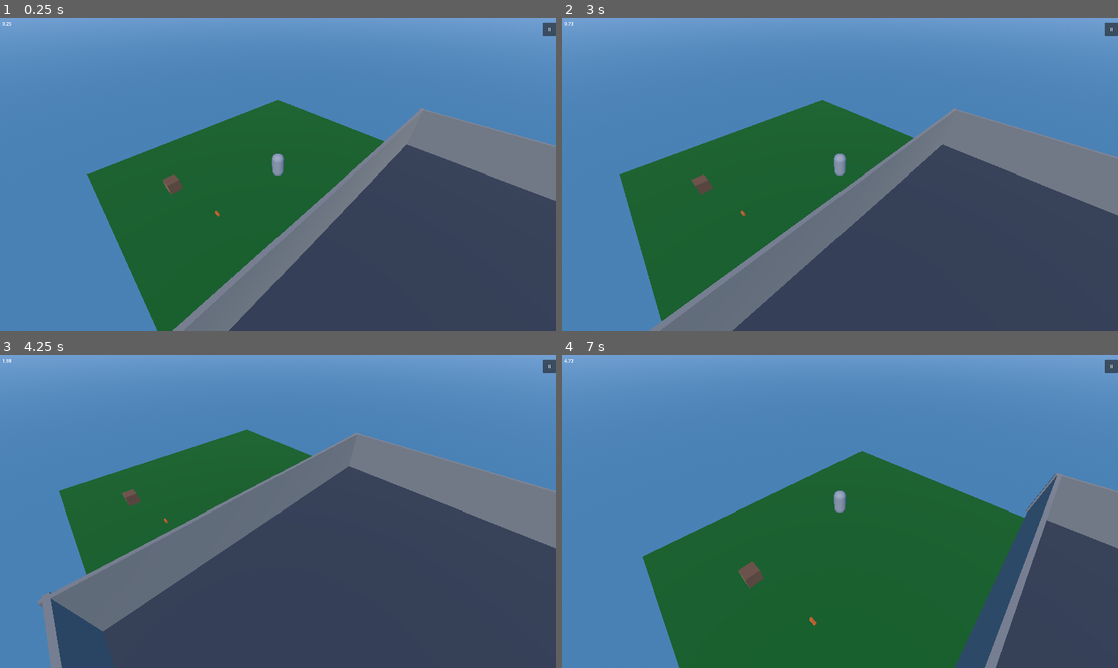
Above: before the commit, frames 1-4 (two rows, left to right).
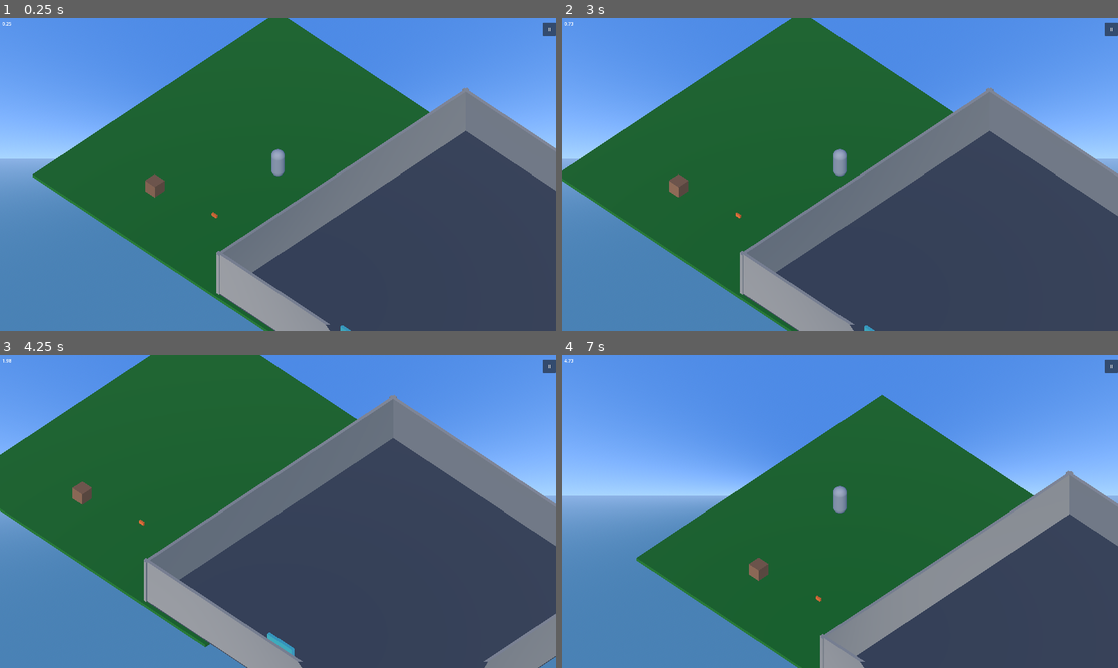
Above: after the commit, the same moments.

Repository: allemansratten/bigmode-2026
Game: Godot game, scene res://scenes/Game.tscn
Two runs of this game, one before a commit and one after it. Both use one fixed random seed, a clock stepped at 60 frames per second and the inputs below. Sound files missing from this copy of the repository are replaced by a short silence.
Inputs:
- Up to frame 1 (0.25 s): no input
- Up to frame 2 (3 s): click "II" at 0.5 s; click "Resume" at 1.25 s; click "Mute" at 2 s; tap Enter at 2.75 s; hold D (move_right) from 2.78 s (still down); tap Shift (dash) at 2.85 s
- Up to frame 3 (4.25 s): release D (move_right) at 3.53 s; hold S (move_back) from 3.53 s (still down); tap E (interact) at 3.6 s
- Up to frame 4 (7 s): release S (move_back) at 4.28 s; hold D (move_right) 4.28-5.03 s; hold F (throw) 4.28-5.03 s; hold W (move_forward) 5.03-5.78 s; tap I at 5.1 s; hold A (move_left) from 5.78 s (still down); tap Shift (dash) at 5.85 s; tap E (interact) at 6.6 s

The runs differ from the first frame. In frame 1, 50% of the frame differs, in the area x 0-100%, y 0-100%; in frame 2, 48%; in frame 3, 52%; in frame 4, 59%.

Commit message:
Orthogonal camera

Diff:
--- a/scenes/Player.tscn
+++ b/scenes/Player.tscn
@@ -13,7 +13,6 @@
 
 [node name="Player" type="CharacterBody3D" unique_id=276495145 groups=["player"]]
 collision_layer = 2
-collision_mask = 1
 script = ExtResource("1_player")
 
 [node name="CollisionShape3D" type="CollisionShape3D" parent="." unique_id=1919314831]
@@ -28,5 +27,9 @@
 transform = Transform3D(-4.371139e-08, 0, 1, 0, 1, 0, -1, 0, -4.371139e-08, 0.6, 0.8, 0)
 
 [node name="Camera3D" type="Camera3D" parent="." unique_id=1134331709]
-transform = Transform3D(1, 0, 0, 0, 1, 0, 0, 0, 1, 8, 10, 8)
+transform = Transform3D(1, 0, 0, 0, 1, 0, 0, 0, 1, 13.467898, 13.732714, 8)
+projection = 1
+size = 18.0
+near = 0.01
+far = 1000.0
 script = ExtResource("2_cam")
